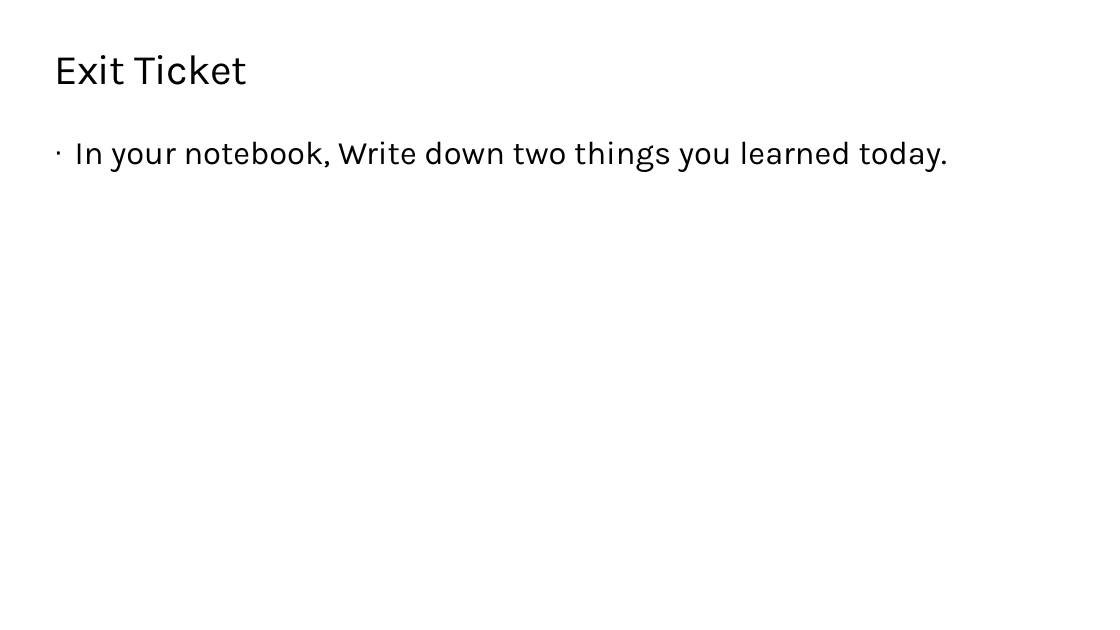
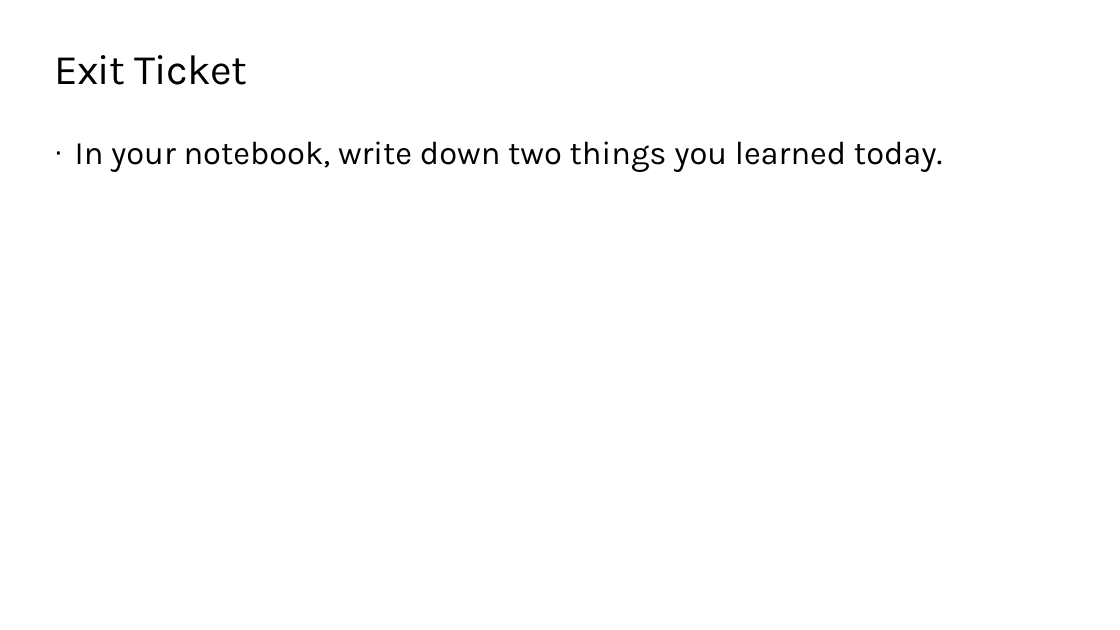
Before and after one commit to TEALSK12/2nd-semester-introduction-to-computer-science, a slide deck: slide 14 of units/2_unit/slidedecks/Intro Python 2.01 TEALS.pptx. Drawn at 1120x630 pixels with LibreOffice and Linux fonts; fonts in the diff are those of the drawing; background and template pictures are left out. Boxes give left, top, right and bottom in pixels: in the first picture for what was removed or moved away, otherwise in the second. Text is boxed around its words. In the diff, an @@ line names an element or a change of style, - is before the commit and + after.

```diff
--- a/units/2_unit/slidedecks/Intro Python 2.01 TEALS.pptx
+++ b/units/2_unit/slidedecks/Intro Python 2.01 TEALS.pptx
@@ text at (x1=75, y1=141, x2=942, y2=172): text changed @@
-· In your notebook, Write down two things you learned today.
+· In your notebook, write down two things you learned today.
```
Also in this commit, not shown: 9 other slides changed, 1 other file.
